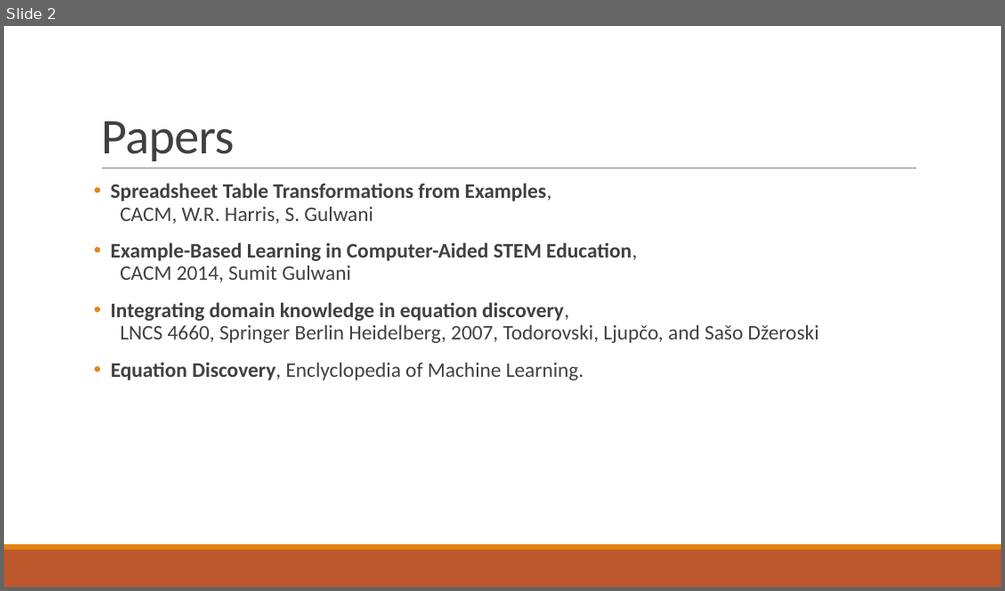
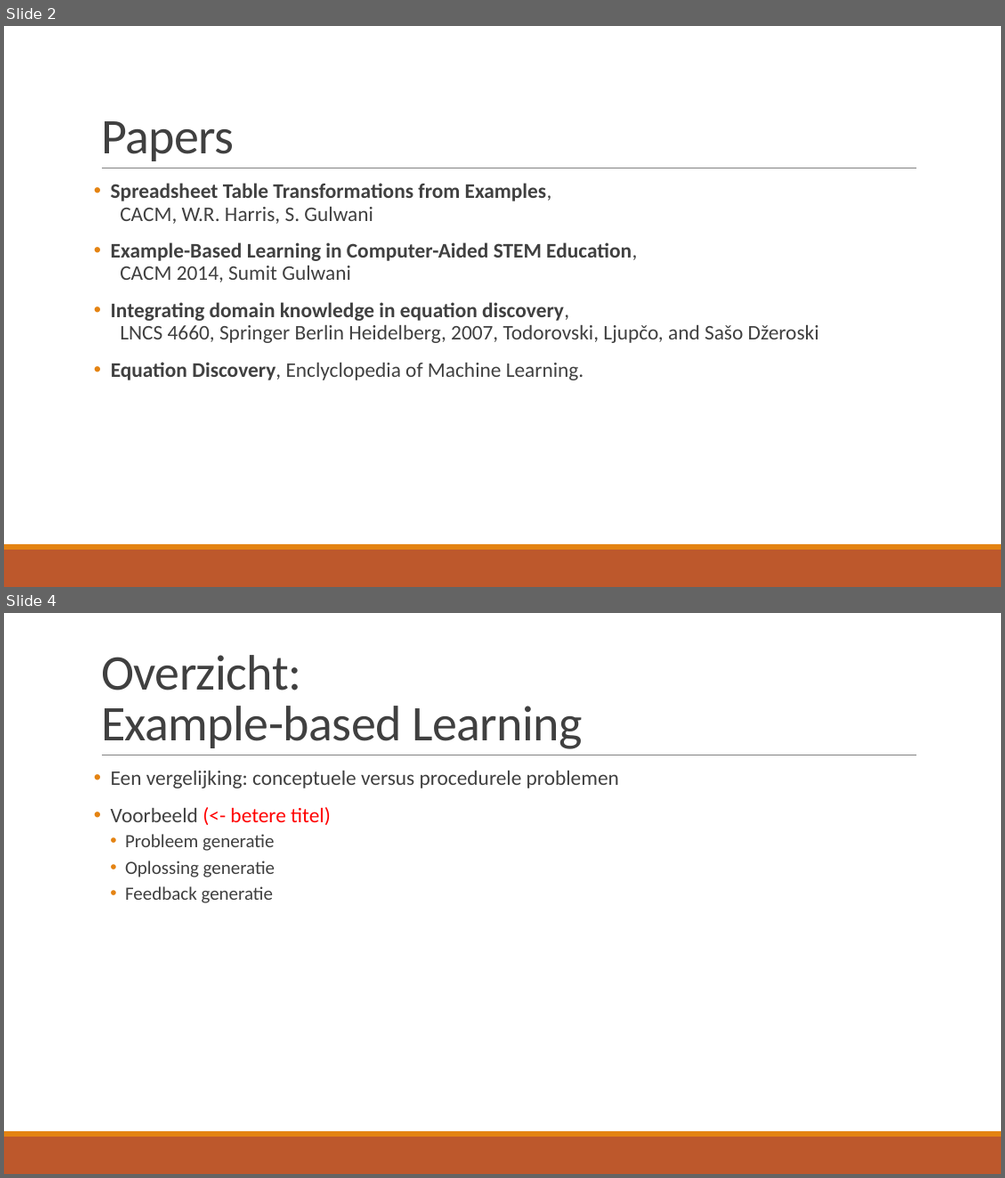
Before and after one commit to TomDeGroote/Bachelorproef, a slide deck: Opdracht 2/Literatuurstudie.pptx. Shown one above the other, each under a label of ours: slide 2 before the commit, slides 2 and 4 after it; the slides between them are not shown. The pictures are 1005x591 and 1005x1178 pixels, drawn with LibreOffice and Linux fonts; fonts in the diff are those of the drawing. Boxes give left, top, right and bottom in pixels: in the first picture for what was removed or moved away, otherwise in the second. Text is boxed around its words. In the diff, an @@ line names an element or a change of style, - is before the commit and + after.

```diff
--- a/Opdracht 2/Literatuurstudie.pptx
+++ b/Opdracht 2/Literatuurstudie.pptx
@@ slide 4 added at (x1=4, y1=613, x2=1001, y2=1174), background #FFFFFF; not listed: 3 template elements that a slide beside it also shows @@
@@ title added at (x1=101, y1=655, x2=582, y2=749), 48 pt, text #404040 @@
+Overzicht:
+Example-based Learning
@@ text added at (x1=111, y1=771, x2=619, y2=903), 20 pt, text #404040 @@
+• Een vergelijking: conceptuele versus procedurele problemen
+• Voorbeeld (<- betere titel)
+  • Probleem generatie
+  • Oplossing generatie
+  • Feedback generatie
```
Also in this commit, not shown: 1 slide changed, 23 other slides added.
